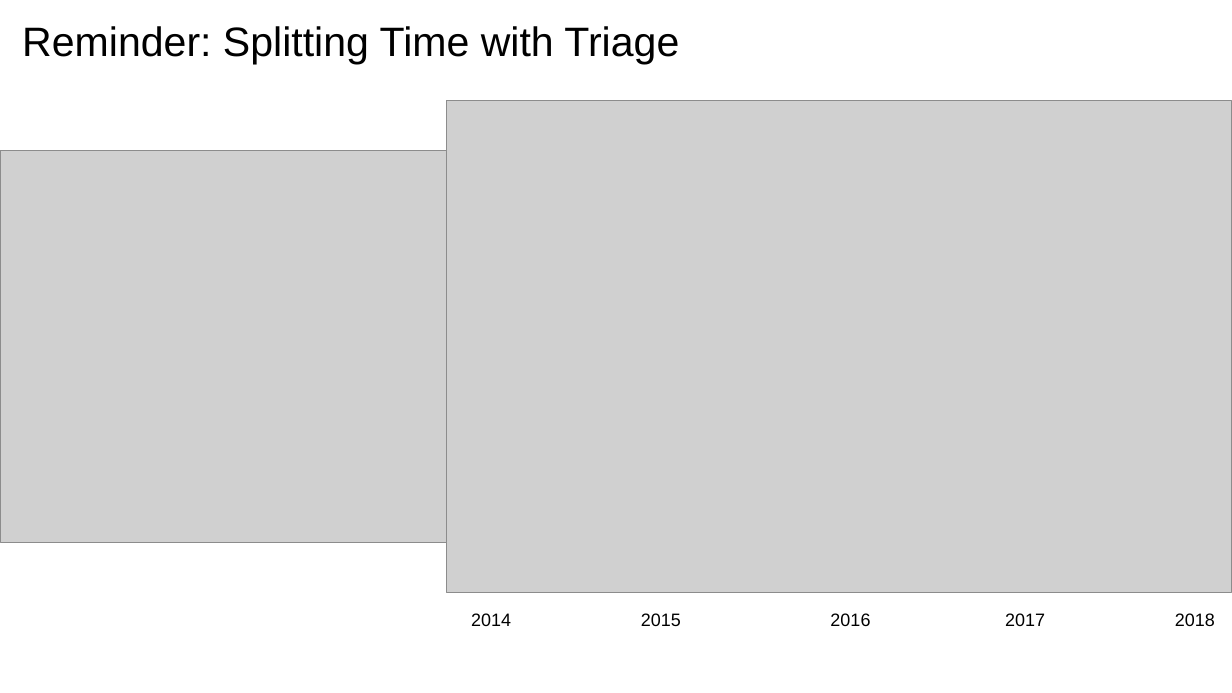
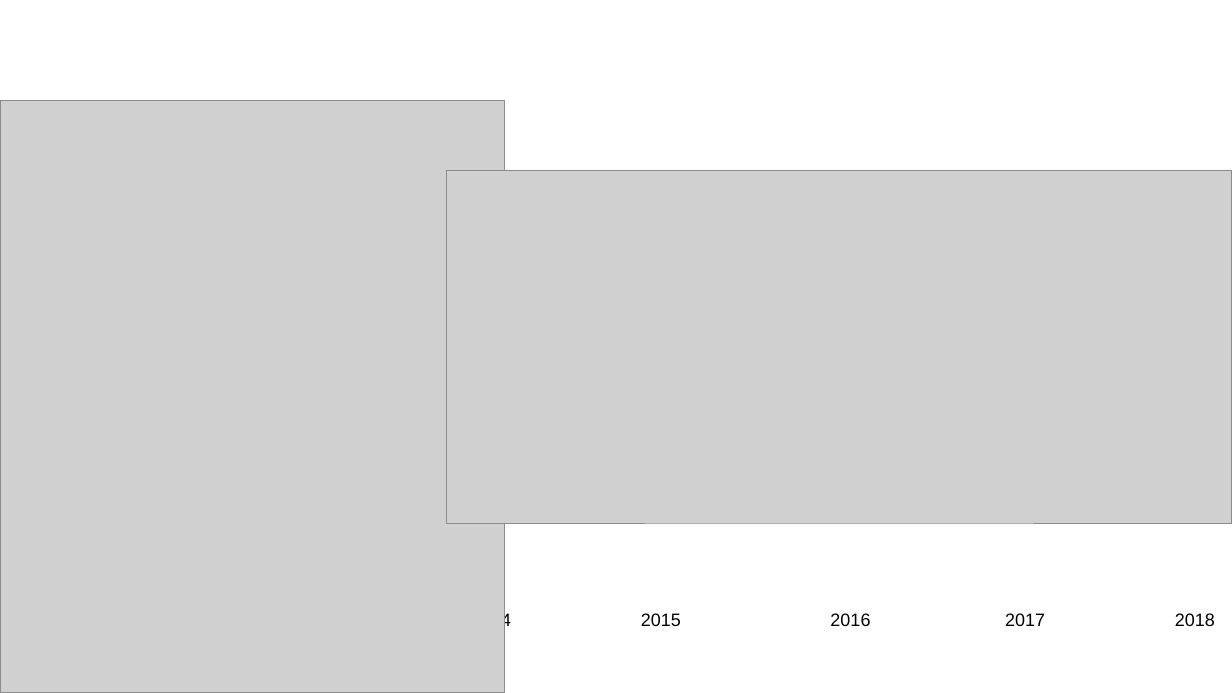
Before and after one commit to dssg/mlforpublicpolicylab, a slide deck: slide 5 of Lectures/12-features-and-imputation.pptx (slide 7 before the commit). Drawn at 1232x693 pixels with LibreOffice and Linux fonts; fonts in the diff are those of the drawing; grey boxes stand for pictures. Boxes give left, top, right and bottom in pixels: in the first picture for what was removed or moved away, otherwise in the second. Text is boxed around its words. In the diff, an @@ line names an element or a change of style, - is before the commit and + after.

```diff
--- a/Lectures/12-features-and-imputation.pptx
+++ b/Lectures/12-features-and-imputation.pptx
@@ text removed at (22,26,679,64) @@
-Reminder: Splitting Time with Triage
@@ picture: place and size @@
-picture at (0,151,446,543)
+picture at (0,101,505,693)
@@ picture: place and size @@
-picture at (446,101,1232,592)
+picture at (446,170,1232,523)
```
Also in this commit, not shown: 2 other slides changed, 1 slide added, 3 slides removed.
